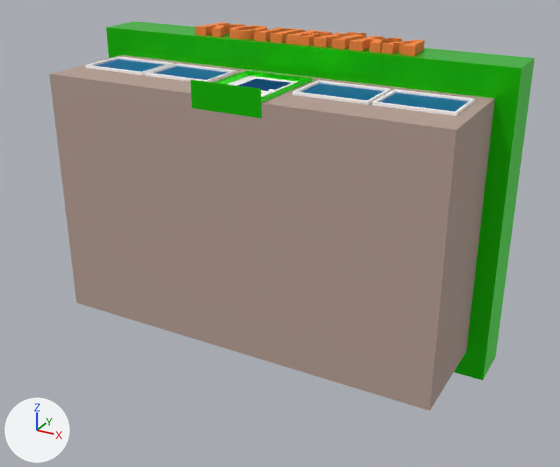
What one commit did to the FBX model Assets/Models/Monetka.fbx.
Before and after are seen from a 50 mm lens placed at (10.1, -17.57, 8.12), pointed at (0.44, 0.0, -0.66). The lights are fixed; the arrows at lower left show +X, +Y and +Z. The older version comes first. Where no turn or scale is listed for an object, it has been applied to the vertices.

In view in the first picture: 'Shop'.
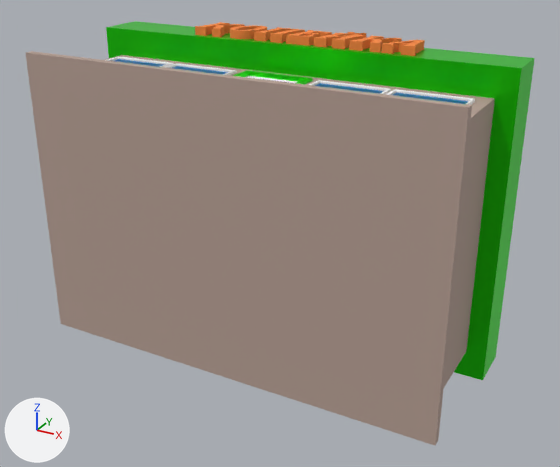
The newer file is also turned or shifted as a whole; pictures and numbers use the older file's frame.

Changed parts and their boxes (x1, y1, x2, y2) in the pictures (560 x 467 px; the box of a moved part takes in the faces that stretch with it):
'Shop', reshaped (9% taller)
    before: (49, 21, 535, 411)
    after: (26, 21, 535, 445)
part 1 of me_cube, moved or reshaped (not visible afterwards)
    before: (190, 80, 261, 100)
part 2 of me_cube, added (brown)
    after: (26, 51, 472, 445)

The edits, one by one:
me_cube is used by ob_shop; location (0.0, 0.0, 0.0).
Verts and faces of me_cube; kept vertices keep their numbers, new ones are numbered from 1893.
Before the commit, vertices of me_cube: 48 (-1.01, -1.95, 3.92) at pixel (190, 79), 49 (1.01, -1.95, 3.92) at pixel (261, 88).
me_cube had 1893 vertices, 3010 faces and spanned x -6.27..6.27, y -1.95..2.68, z -4.36..4.59.
me_cube now has 1905 vertices, 3020 faces and spans x -6.27..6.27, y -2.38..2.68, z -4.36..4.59.
Part 1, on me_cube:
Vertex 48 moves to (-1.01, -2.06, 3.95).
Vertex 49 moves to (1.01, -2.06, 3.95).
Part 2, on me_cube:
12 vertices are added at x -6.06..6.06, y -2.38..-1.86, z -4.19..4.19.
10 new faces join them, mat_material_002 (its picture is missing).
